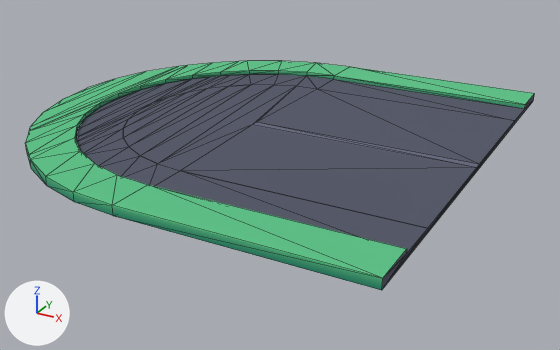
Renders of the glTF model kenney/city-kit-roads/road-end-round.glb from each side of a commit.
One viewpoint serves both versions: a 50 mm lens placed at (0.837, -1.42, 0.607), pointed at (0.065, -0.016, -0.094). The axes (+X, +Y, +Z) are drawn at lower left. The lights are the same throughout. The older version comes first. Mesh edges are drawn as thin lines. Vertices at exactly the same position are counted once.

Script lines for the objects in view, before the commit:
```python
me_road_end_round = bpy.data.meshes.new('road-end-round')
me_road_end_round.from_pydata(...)  # 147 vertices, 218 faces; spans x -0.5..0.5, y -0.5..0.5, z 0.0..0.02
me_road_end_round.materials.append(mat_colormap)
ob_road_end_round = bpy.data.objects.new('road-end-round', me_road_end_round)
ob_road_end_round.location = (0.0, 0.0, 0.0)
```
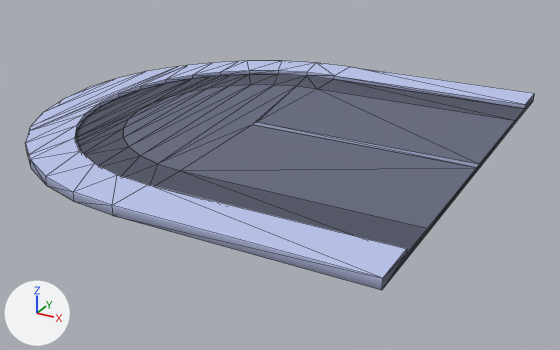
What differs and where, as boxes [x1, y1, x2, y2] in the pictures (560 x 350 px; the box of a moved part takes in the faces that stretch with it):
part 1 of me_road_end_round, moved or reshaped
    both: [85, 74, 525, 253]
part 2 of me_road_end_round, surface changed (green to blue)
    both: [25, 61, 534, 290]

The change in detail:
me_road_end_round is used by ob_road_end_round; location (0.0, 0.0, 0.0).
me_road_end_round had 147 vertices, 218 faces and spanned x -0.5..0.5, y -0.5..0.5, z 0.0..0.02.
me_road_end_round now has 161 vertices, 218 faces and spans x -0.5..0.5, y -0.5..0.5, z 0.0..0.02.
Part 1, on me_road_end_round:
23 faces are deleted.
9 vertices are added at x -0.212..0.5, y -0.4..0.4, z 0.01.
5 new vertices lie (0.5, 0.0, 0.0) away from vertices in x 0.0, y -0.4..0.4, z 0.01.
23 new faces join them.
me_road_end_round part 2: 172 kept faces spanning x -0.5..0.5, y -0.5..0.5, z 0.0..0.02 get new texture (UV) coordinates.
